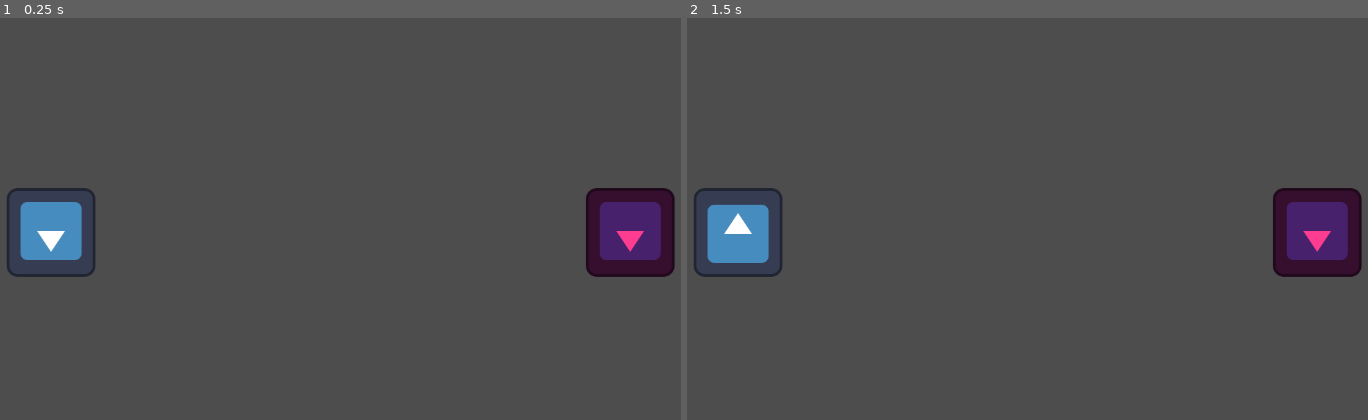
Above: before the commit, frames 1-2 (left to right).
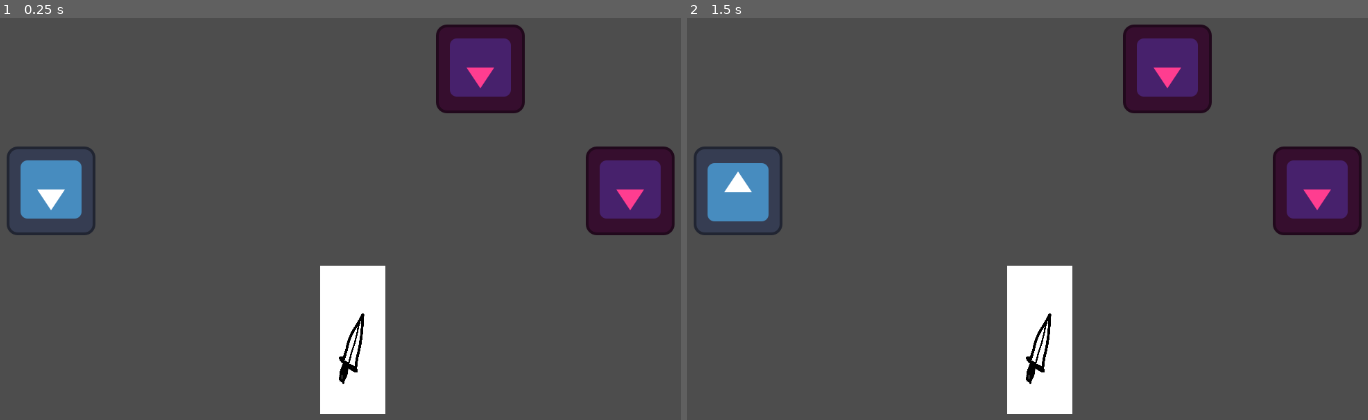
Above: after the commit, the same moments.

Repository: Joneck/godot_cardgame
Game: Godot game, scene res://scenes/fight_scene.tscn
The game is run twice, just before and just after one commit, with the same random seed, the same clock (stepped at 60 frames per second) and the same inputs. Before the commit the project has no main scene; this scene is started directly in both runs. The engine's default icon, where the game draws it, is replaced by a stand-in: a white triangle on a blue panel in a dark square.
Inputs (mouse positions are in pixels of both pictures, inside the frame that each line leads up to):
- Up to frame 1 (0.25 s): no input
- Up to frame 2 (1.5 s): move the mouse to (1197, 186) at 0.52 s; click (1197, 186) at 0.67 s; move the mouse to (864, 231) at 1.27 s; click (864, 231) at 1.42 s

The runs differ from the first frame. In frame 1, 12% of the frame differs, in the area x 1-100%, y 1-99%; in frame 2, 12%.

Commit message:
Add card code, barely works

Diff:
--- a/project.godot
+++ b/project.godot
@@ -11,5 +11,6 @@
 [application]
 
 config/name="life planist"
+run/main_scene="res://scenes/fight_scene.tscn"
 config/features=PackedStringArray("4.1", "Forward Plus")
 config/icon="res://icon.svg"
--- /dev/null
+++ b/scenes/card.tscn
@@ -0,0 +1,10 @@
+[gd_scene load_steps=3 format=3 uid="uid://dh0itl6e8qxk1"]
+
+[ext_resource type="Texture2D" uid="uid://buimlpvm8xgex" path="res://artwork/dagger.png" id="1_lrggk"]
+[ext_resource type="Script" path="res://scripts/card.gd" id="2_v85tm"]
+
+[node name="Sprite2D" type="Sprite2D"]
+rotation = -1.5708
+scale = Vector2(1, -1)
+texture = ExtResource("1_lrggk")
+script = ExtResource("2_v85tm")
--- a/scenes/fight_scene.tscn
+++ b/scenes/fight_scene.tscn
@@ -1,12 +1,21 @@
-[gd_scene load_steps=3 format=3 uid="uid://clk0dyfkannr0"]
+[gd_scene load_steps=4 format=3 uid="uid://clk0dyfkannr0"]
 
 [ext_resource type="PackedScene" uid="uid://bj1n62famfc1v" path="res://scenes/enemy.tscn" id="1_7862s"]
 [ext_resource type="PackedScene" uid="uid://cqmunft31wqdo" path="res://scenes/player.tscn" id="2_wl3yd"]
+[ext_resource type="PackedScene" uid="uid://dh0itl6e8qxk1" path="res://scenes/card.tscn" id="3_0cvjf"]
 
 [node name="Node2D" type="Node2D"]
 
 [node name="player" parent="." instance=ExtResource("2_wl3yd")]
-position = Vector2(163, 360)
+position = Vector2(163, 300)
 
 [node name="enemy" parent="." instance=ExtResource("1_7862s")]
-position = Vector2(998, 360)
+unique_name_in_owner = true
+position = Vector2(998, 300)
+
+[node name="Sprite2D" parent="." instance=ExtResource("3_0cvjf")]
+position = Vector2(598, 515)
+scale = Vector2(0.095, -0.095)
+
+[node name="enemy2" parent="." instance=ExtResource("1_7862s")]
+position = Vector2(782, 124)
--- /dev/null
+++ b/scripts/card.gd
@@ -0,0 +1,13 @@
+extends Sprite2D
+
+func _input(event):
+	if event is InputEventMouseButton and event.is_pressed() and event.button_index == MOUSE_BUTTON_LEFT:
+		if get_rect().has_point(to_local(event.position)):
+			print("finish him")
+			play_card()
+
+
+func play_card():
+	get_node('%enemy').visible = false
+	queue_free()
+	pass
--- a/scripts/cards_hand.gd
+++ /dev/null
@@ -1 +0,0 @@
-extends Node2D
--- a/scripts/enemy_data_script.gd
+++ b/scripts/enemy_data_script.gd
@@ -1,9 +1,16 @@
 extends Sprite2D
 
 var type = 'Goblin'
-var lifePoints = 10
+var healthPoints = 10
+
+func deal_damage(dmgValue):
+	healthPoints -= dmgValue
+
+	if healthPoints <= 0:
+		death()
 
 func death():
+	queue_free()
 	pass
 
 func _draw():
Binary file added: artwork/dagger.png
Not shown, added: artwork/dagger.png.import
